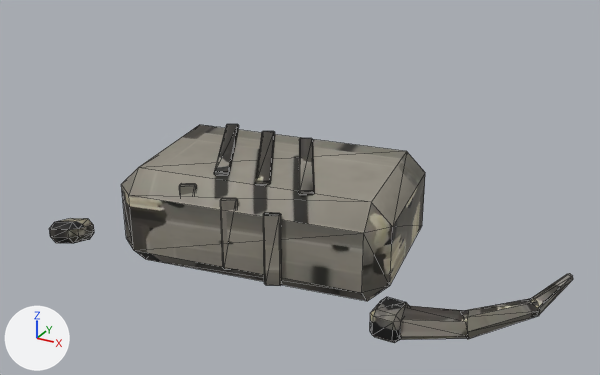
The glTF model games/vale/art/out/maps/landmarks/camp_stilltusks.glb as it was, and as the next commit left it.
Camera for both pictures: a 50 mm lens placed at (1.71, -2.74, 1.76), pointed at (0.06, 0.25, 0.26). Arrows for +X, +Y and +Z are at lower left; the lights stay in place. The first picture is the older version. Mesh edges are drawn as thin lines. Vertices at exactly the same position are counted once.

In view in the first picture: 'camp_stilltusks_body'.
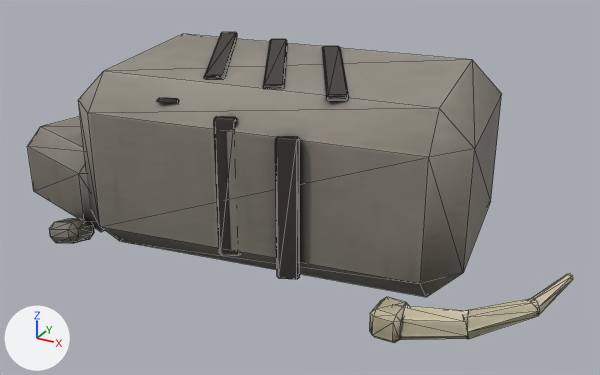
Edits to the bpy script that builds the scene:
```text
Change me_camp_stilltusks_body:
    used by ob_camp_stilltusks_body; parent = ob_camp_stilltusks; location = (0.18, 0.137, 0.204); scale = (1.12, 1.12, 1.12)
    remove me_camp_stilltusks_body.from_pydata(...)  # 280 vertices, 460 faces; spans x -1.0..1.0, y -0.43..0.43, z -0.21..0.21
    add me_camp_stilltusks_body.from_pydata(...)  # 300 vertices, 476 faces; spans x -1.0..1.0, y -0.48..0.48, z -0.32..0.32
    me_camp_stilltusks_body part 1: the loose piece of 24 vertices spanning x -1.0..-0.85, y -0.43..-0.26, z -0.21..-0.08 is scaled about its middle by 0.853, then moved by (0.28, -0.06, -0.12)
    me_camp_stilltusks_body part 2: the loose piece of 24 vertices spanning x -0.36..-0.06, y -0.24..0.26, z 0.19..0.21 is scaled about its middle by (1.08, 1.08, 1.07), then moved by (-0.06, 0.01, 0.12)
    me_camp_stilltusks_body part 3: the loose piece of 24 vertices spanning x -0.19..-0.13, y -0.34..-0.3, z -0.13..0.16 is scaled about its middle by (1.09, 1.1, 1.61), then moved by (0.16, -0.04, 0.0)
    me_camp_stilltusks_body part 4: the loose piece of 24 vertices spanning x -0.18..0.12, y -0.24..0.26, z 0.19..0.21 is scaled about its middle by (1.08, 1.08, 1.07), then moved by (-0.02, 0.01, 0.12)
    me_camp_stilltusks_body part 5: the loose piece of 24 vertices spanning x -0.01..0.05, y -0.34..-0.3, z -0.15..0.14 is scaled about its middle by (1.09, 1.11, 1.61), then moved by (0.19, -0.05, -0.01)
    me_camp_stilltusks_body part 6: the loose piece of 24 vertices spanning x -0.54..-0.23, y -0.24..0.26, z 0.19..0.21 is scaled about its middle by (1.08, 1.08, 1.07), then moved by (0.55, 0.01, 0.12)
    me_camp_stilltusks_body part 7: the loose piece of 14 vertices spanning x 0.49..0.75, y -0.41..-0.26, z -0.2..-0.06 is scaled about its middle by 0.853, then moved by (0.06, -0.06, -0.13)
    me_camp_stilltusks_body part 8: the loose piece of 14 vertices spanning x 0.7..0.94, y -0.34..-0.14, z -0.15..-0.03 is scaled about its middle by 0.853, then moved by (0.03, -0.07, -0.13)
    me_camp_stilltusks_body part 9: the loose piece of 14 vertices spanning x 0.88..1.0, y -0.19..0.0, z -0.09..0.01 is scaled about its middle by 0.854, then moved by (0.01, -0.09, -0.14)
    me_camp_stilltusks_body part 10: the loose piece of 24 vertices spanning x 0.44..0.55, y -0.42..-0.29, z -0.18..-0.08 is scaled about its middle by 0.853, then moved by (0.07, -0.06, -0.13)
    me_camp_stilltusks_body part 11: the loose piece of 24 vertices spanning x -0.73..0.41, y -0.39..0.42, z -0.2..0.19 is rebuilt with 24 vertices and now spans x -0.67..0.69, y -0.44..0.48, z -0.3..0.31
    me_camp_stilltusks_body part 12: a new loose piece of 23 vertices spanning x -1.0..-0.43, y -0.37..0.18, z -0.3..0.0, in mat_camp_stilltusks_stone (picture img_camp_stilltusks_base)
    me_camp_stilltusks_body part 13: a new loose piece of 19 vertices spanning x -0.25..-0.19, y -0.38..-0.33, z -0.19..0.26, in mat_camp_stilltusks_stone (picture img_camp_stilltusks_base)
    me_camp_stilltusks_body part 14: the loose piece of 22 vertices spanning x -0.37..-0.31, y -0.34..-0.3, z -0.11..0.18 is deleted
    other edits to the shape of me_camp_stilltusks_body do not show in these pictures
Change ob_camp_stilltusks_body:
    ob_camp_stilltusks_body.location: (0.18, 0.137, 0.204) -> (-0.0118, 0.278, 0.395)
    ob_camp_stilltusks_body.scale: (1.12, 1.12, 1.12) -> (1.31, 1.31, 1.31)
```

Where the change shows, as pixel boxes [x1, y1, x2, y2] in the pictures (600 x 375 px; the box of a moved part takes in the faces that stretch with it):
'camp_stilltusks_body', reshaped, moved, rescaled (42% taller): before [49, 124, 573, 343]; after [27, 32, 573, 343]
part 1 of me_camp_stilltusks_body, moved or reshaped: [49, 218, 94, 243] in both
part 2 of me_camp_stilltusks_body, moved or reshaped: before [255, 131, 275, 184]; after [204, 32, 237, 79]
part 3 of me_camp_stilltusks_body, moved or reshaped: before [220, 198, 238, 270]; after [214, 116, 240, 256]
part 4 of me_camp_stilltusks_body, moved or reshaped: before [299, 138, 314, 195]; after [263, 39, 287, 89]
part 5 of me_camp_stilltusks_body, moved or reshaped: before [263, 212, 282, 286]; after [275, 136, 300, 279]
part 6 of me_camp_stilltusks_body, moved or reshaped: before [214, 124, 239, 175]; after [322, 46, 348, 100]
part 7 of me_camp_stilltusks_body, moved or reshaped: [400, 305, 469, 340] in both
part 8 of me_camp_stilltusks_body, moved or reshaped: [463, 298, 540, 339] in both
part 9 of me_camp_stilltusks_body, moved or reshaped: [531, 273, 573, 315] in both
part 10 of me_camp_stilltusks_body, moved or reshaped: [370, 297, 409, 343] in both
part 11 of me_camp_stilltusks_body, rebuilt (39% wider, 49% taller): before [121, 125, 425, 301]; after [78, 34, 502, 297]
part 12 of me_camp_stilltusks_body, added: after [27, 117, 105, 232]
part 13 of me_camp_stilltusks_body, added: after [157, 98, 179, 102]
part 14 of me_camp_stilltusks_body, deleted: before [179, 183, 197, 195]
